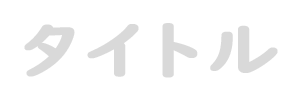
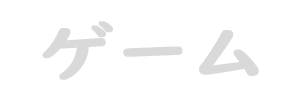
Layer changes from the first 300px x 100px image to the second:
hid "タイトル" over [24, 23, 278, 78]
renamed "ステージ" to "ゲーム", showed it, painted on it over [24, 21, 278, 80]
